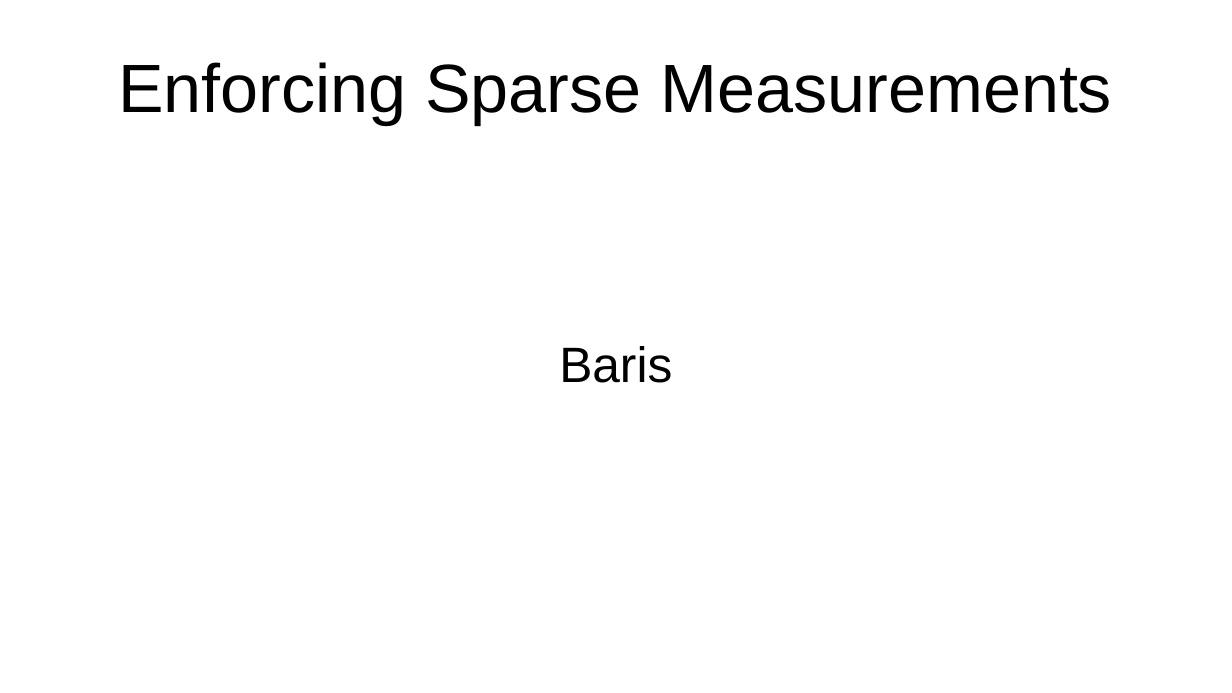
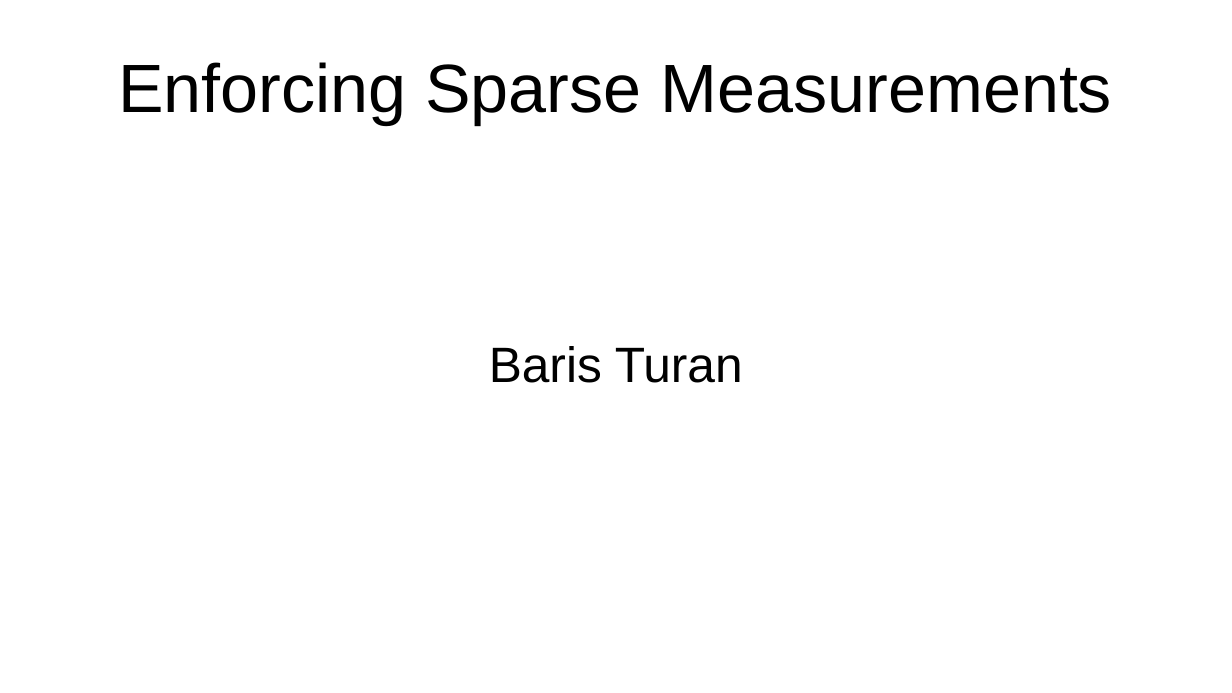
Before and after one commit to baristuran/baris-personal, a slide deck: slide 1 of sparse.odp. Drawn at 1232x693 pixels with LibreOffice and Linux fonts; fonts in the diff are those of the drawing. Boxes give left, top, right and bottom in pixels: in the first picture for what was removed or moved away, otherwise in the second. Text is boxed around its words. In the diff, an @@ line names an element or a change of style, - is before the commit and + after.

```diff
--- a/sparse.odp
+++ b/sparse.odp
@@ subtitle at [489, 346, 743, 383]: text changed @@
-Baris
+Baris Turan
```
Also in this commit, not shown: 6 other slides changed, 2 slides added, 2 slides removed, 1 other file.
